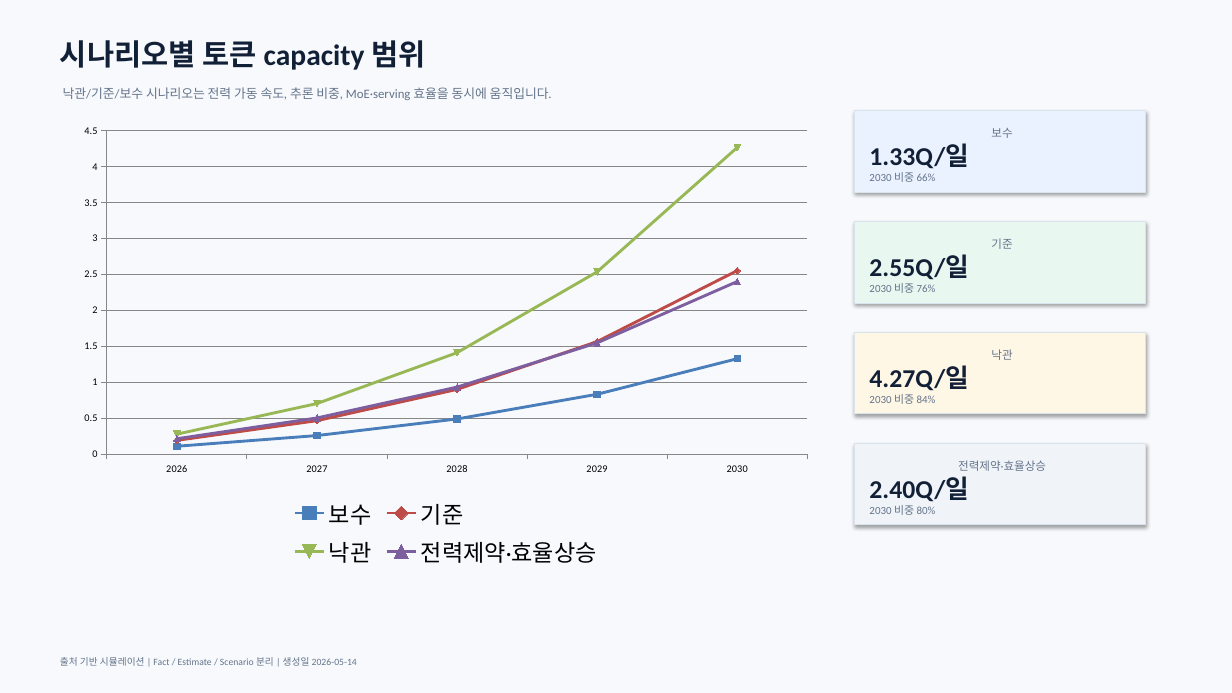
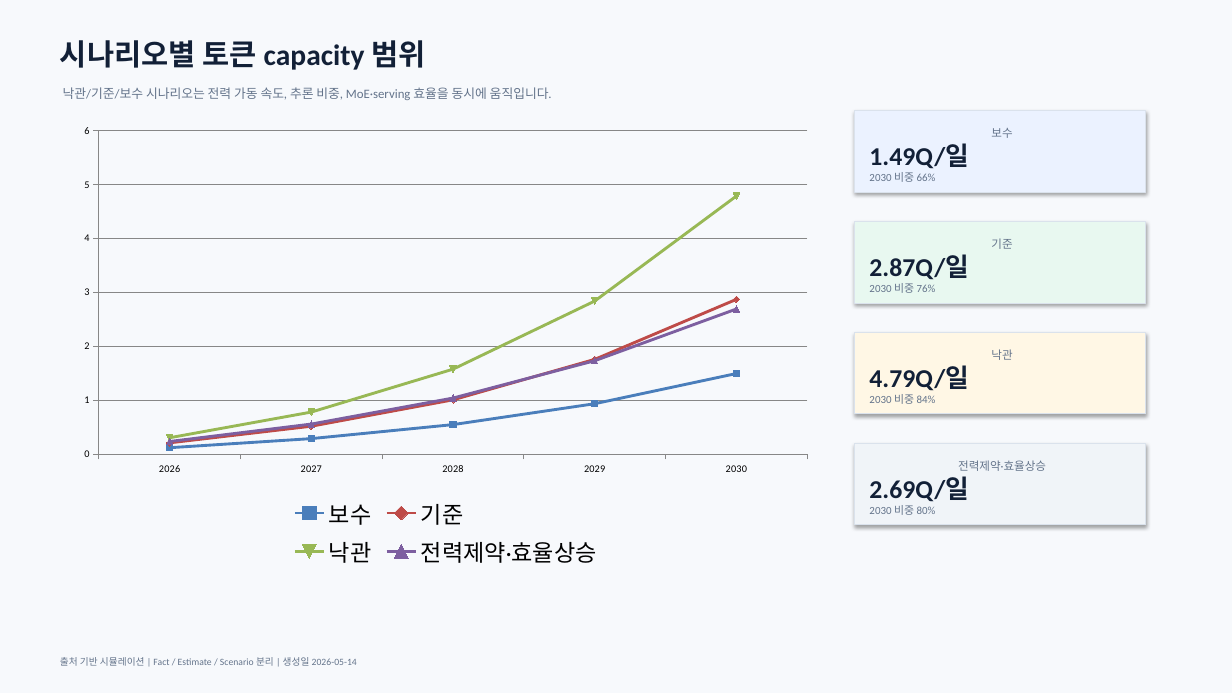
Before and after one commit to abcd00ou/Codex, a slide deck: slide 4 of ai_scm_project/outputs/reports/llm_token_capacity_2026_2030.pptx. Drawn at 1232x693 pixels with LibreOffice and Linux fonts; fonts in the diff are those of the drawing. Boxes give left, top, right and bottom in pixels: in the first picture for what was removed or moved away, otherwise in the second. Text is boxed around its words. In the diff, an @@ line names an element or a change of style, - is before the commit and + after.

```diff
--- a/ai_scm_project/outputs/reports/llm_token_capacity_2026_2030.pptx
+++ b/ai_scm_project/outputs/reports/llm_token_capacity_2026_2030.pptx
@@ line chart at box(69, 116, 823, 573) @@
@@ 보수, 2029: 0.8 to 0.9 @@
@@ 보수, 2030: 1.3 to 1.5 @@
@@ 기준, 2028: 0.9 to 1 @@
@@ 기준, 2029: 1.6 to 1.8 @@
@@ 기준, 2030: 2.6 to 2.9 @@
-낙관: 0.3, 0.7, 1.4, 2.5, 4.3
+낙관: 0.3, 0.8, 1.6, 2.8, 4.8
-전력제약·효율상승: 0.2, 0.5, 0.9, 1.5, 2.4
+전력제약·효율상승: 0.2, 0.6, 1, 1.7, 2.7
@@ text in rectangle at box(869, 144, 969, 169): text changed @@
-1.33Q/일
+1.49Q/일
@@ text in rectangle at box(869, 255, 969, 280): text changed @@
-2.55Q/일
+2.87Q/일
@@ text in rectangle at box(869, 366, 969, 391): text changed @@
-4.27Q/일
+4.79Q/일
@@ text in rectangle at box(869, 477, 969, 502): text changed @@
-2.40Q/일
+2.69Q/일
```
Also in this commit, not shown: 6 other slides changed, 2 slides added, 5 other files.
